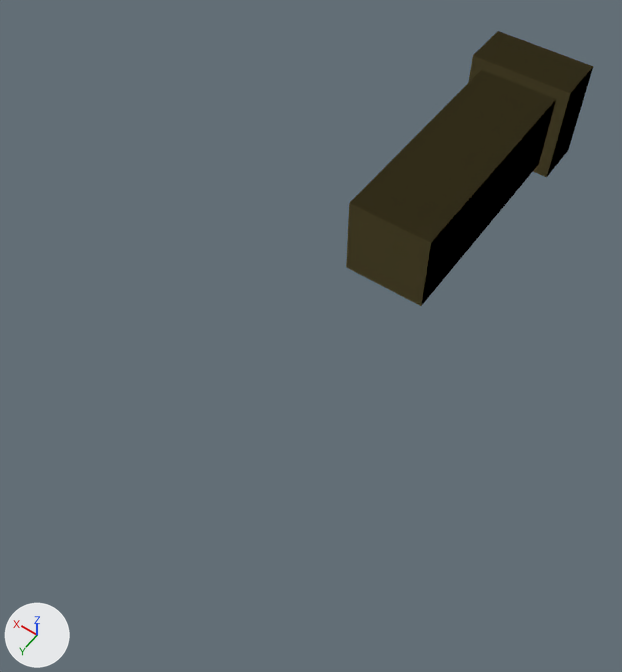
Two versions of the glTF model public/models/toy-soldier-bullet.glb, one commit apart.
Both versions are drawn from a 50 mm lens placed at (-0.431, 1.009, 0.954), pointed at (0.026, 0.369, -0.052). Arrows for +X, +Y and +Z are at lower left; the lights stay in place. The first picture is the older version. Vertices at exactly the same position are counted once.
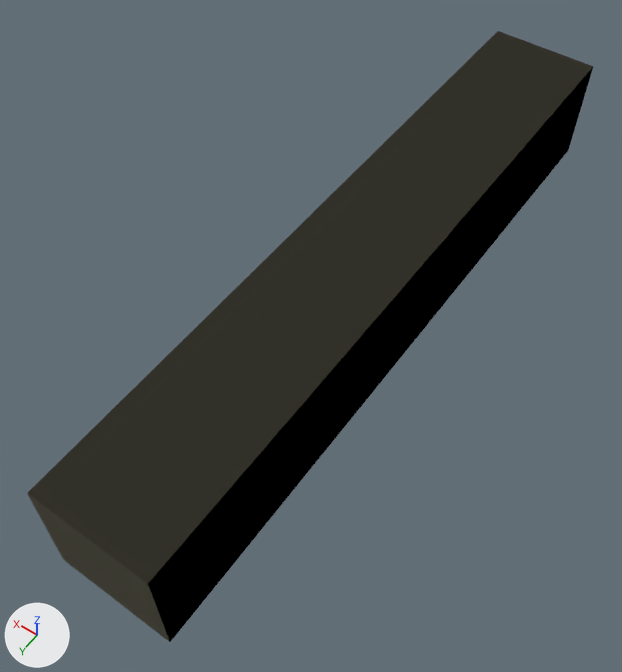
The newer file is also rescaled (x0.289), turned or shifted as a whole; pictures and numbers use the older file's frame.

Changed parts and their boxes (x1, y1, x2, y2) in the pictures (622 x 672 px; the box of a moved part takes in the faces that stretch with it):
'Mesh_0', reshaped (129% wider, 122% taller)
    before: (346, 31, 593, 306)
    after: (27, 31, 593, 642)
part 1 of me_mesh_0, deleted
    before: (346, 70, 556, 306)
part 2 of me_mesh_0, moved or reshaped
    before: (468, 31, 593, 177)
    after: (27, 31, 593, 642)

Edits to the bpy script that builds the scene:
```text
Change me_mesh_0:
    used by ob_mesh_0; location = (0.0, 0.0, 0.0)
    remove me_mesh_0.from_pydata(...)  # 16 vertices, 24 faces; spans x -0.09..0.09, y -0.285..0.21, z -0.09..0.09
    add me_mesh_0.from_pydata(...)  # 8 vertices, 12 faces; spans x -0.09..0.09, y -0.285..0.823, z -0.09..0.09
    me_mesh_0 part 1: the loose piece of 8 vertices spanning x -0.07..0.07, y -0.21..0.21, z -0.07..0.07 is deleted
    me_mesh_0 part 2
    4 vertices are removed from x -0.09..0.09, y -0.195, z -0.09..0.09
    10 faces are deleted
    4 vertices are added at (-0.09, 0.823, -0.09), (0.09, 0.823, -0.09), (0.09, 0.823, 0.09), (-0.09, 0.823, 0.09)
    10 new faces join them
```
